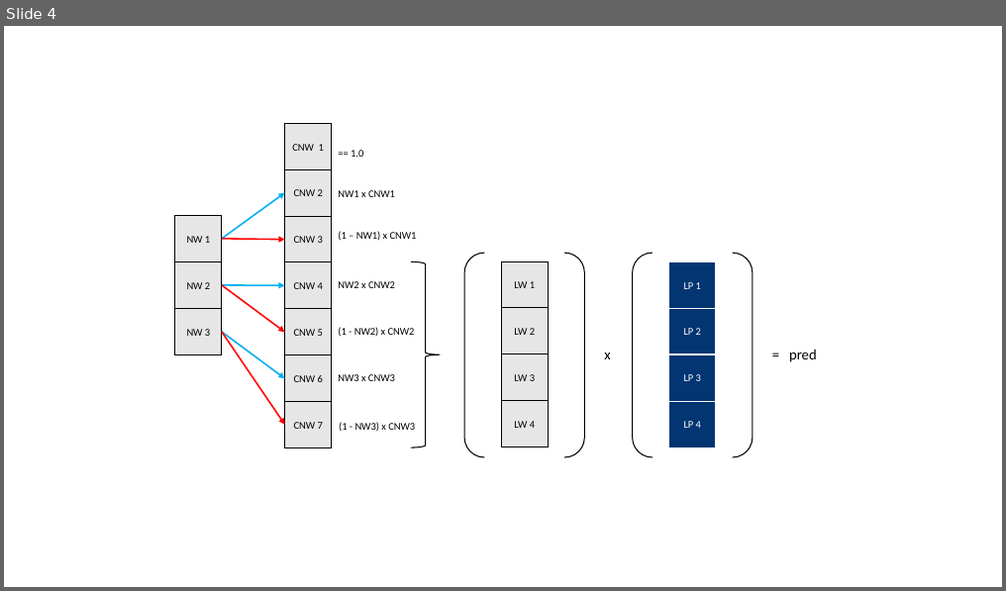
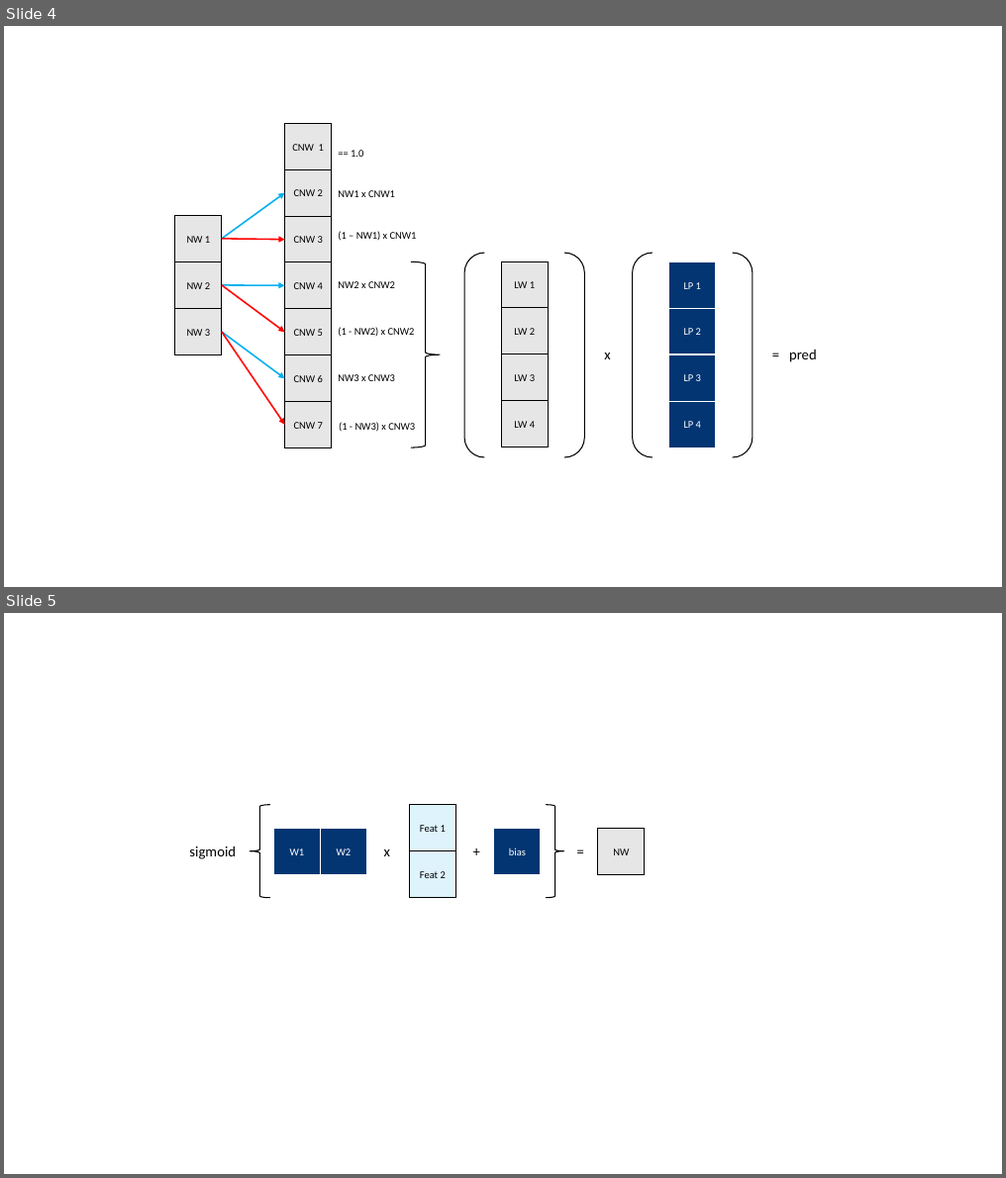
Before and after one commit to Evovest/NeuroTreeModels.jl, a slide deck: docs/src/assets/architecture.pptx. Shown one above the other, each under a label of ours: slide 4 before the commit, slides 4 and 5 after it. The pictures are 1006x591 and 1006x1178 pixels, drawn with LibreOffice and Linux fonts; fonts in the diff are those of the drawing. Boxes give left, top, right and bottom in pixels: in the first picture for what was removed or moved away, otherwise in the second. Text is boxed around its words. In the diff, an @@ line names an element or a change of style, - is before the commit and + after.

```diff
--- a/docs/src/assets/architecture.pptx
+++ b/docs/src/assets/architecture.pptx
@@ slide 5 added at <box>4,613,1002,1174</box>, background #FFFFFF @@
@@ right brace added at <box>250,805,270,897</box>, outline #000000 1 pt @@
@@ rectangle added at <box>410,805,456,851</box>, fill #DFF3FC, outline #000000 1 pt, 10 pt, text #000000 @@
+Feat 1
@@ right brace added at <box>546,805,564,897</box>, outline #000000 1 pt @@
@@ text added at <box>189,846,236,860</box>, 14 pt, text #000000 @@
+sigmoid
@@ rectangle added at <box>273,828,320,874</box>, fill #023572, outline #FFFFFF 1 pt, 10 pt, text #FFFFFF @@
+W1
@@ rectangle added at <box>320,828,366,874</box>, fill #023572, outline #FFFFFF 1 pt, 10 pt, text #FFFFFF @@
+W2
@@ text added at <box>384,850,390,857</box>, 14 pt, text #000000 @@
+x
@@ text added at <box>466,839,489,864</box>, 14 pt, text #000000 @@
++
@@ rectangle added at <box>494,828,541,874</box>, fill #023572, outline #FFFFFF 1 pt, 10 pt, text #FFFFFF @@
+bias
@@ text added at <box>570,839,593,864</box>, 14 pt, text #000000 @@
+=
@@ rectangle added at <box>598,828,645,874</box>, fill #E7E6E6, outline #000000 1 pt, 10 pt, text #000000 @@
+NW
@@ rectangle added at <box>410,851,456,897</box>, fill #DFF3FC, outline #000000 1 pt, 10 pt, text #000000 @@
+Feat 2
```
Also in this commit, not shown: 1 other slide added, 1 other file.
